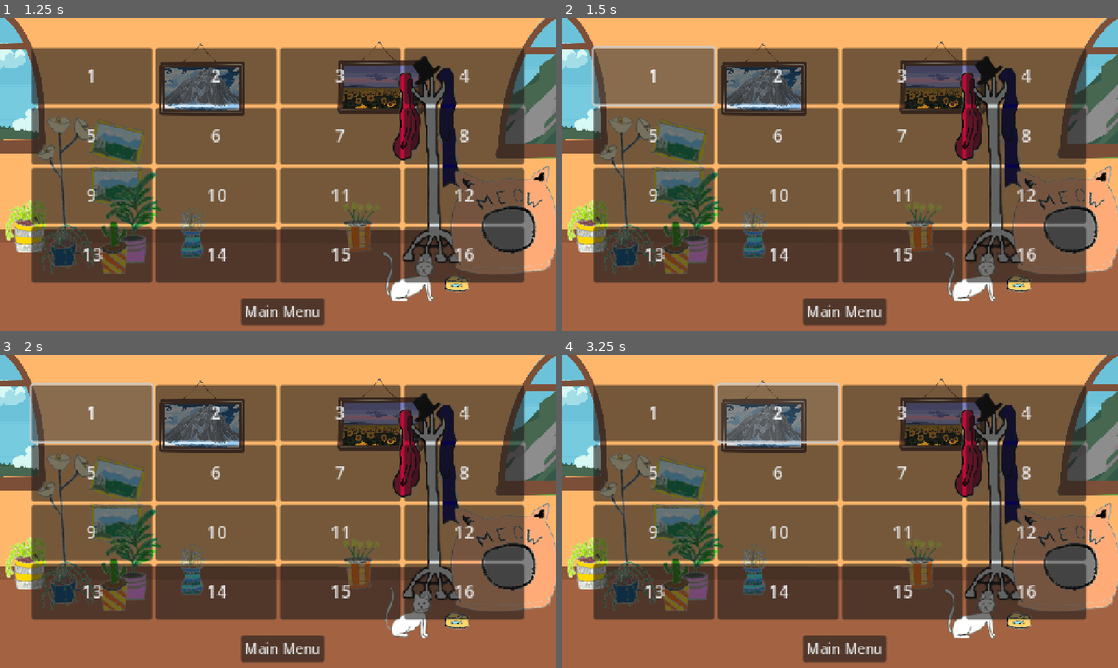
Above: before the commit, frames 1-4 (two rows, left to right).
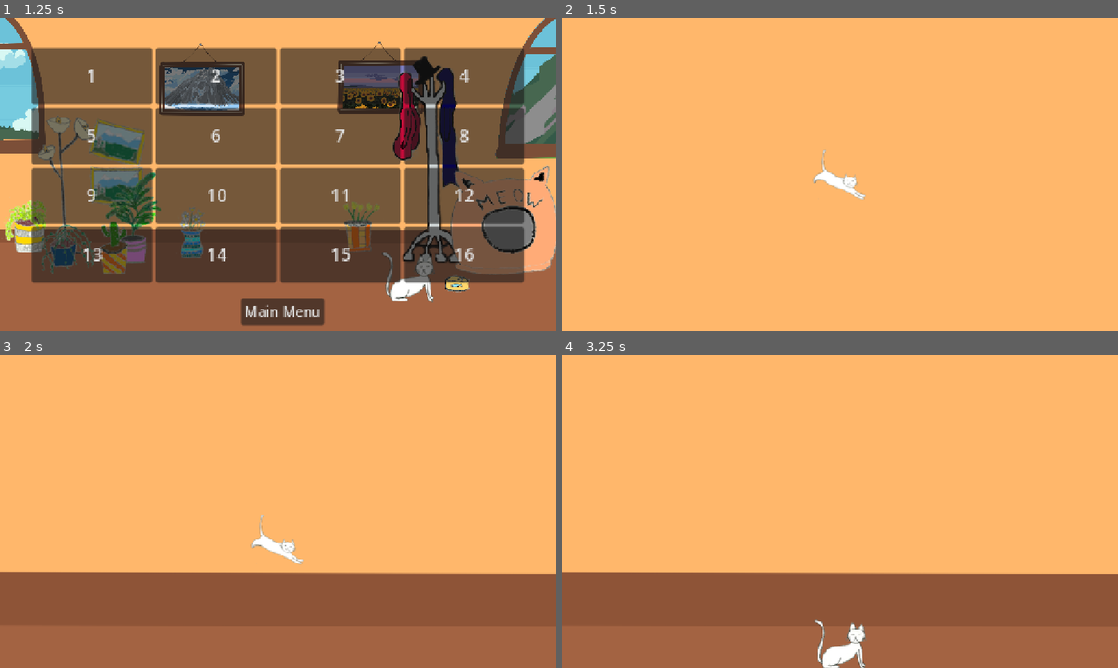
Above: after the commit, the same moments.

Repository: Fantasiel/GameJam25
Game: Godot game, scene res://scenes/menu.tscn
Same seed, same stepped clock (60 frames per second), same inputs: the game is played once before the commit and once after it.
Inputs (mouse positions are in pixels of both pictures, inside the frame that each line leads up to):
- Up to frame 1 (1.25 s): click "Levels" at 0.5 s
- Up to frame 2 (1.5 s): click "1" at 1.25 s
- Up to frame 3 (2 s): no input
- Up to frame 4 (3.25 s): hold Right (move_right) 2.03-2.75 s; tap F (interact) at 2.1 s; tap Space (jump) at 2.27 s; click (778, 411) at 2.75 s, where only the run before the commit has a clickable "2"

Frame 1 is identical in both runs. In frame 2, 87% of the frame differs, in the area x 0-100%, y 0-100%; in frame 3, 73%; in frame 4, 73%.

Commit message:
create folder structure for levels

Diff:
--- a/scenes/cat/cat_and_ghost.tscn
+++ b/scenes/cat/cat_and_ghost.tscn
@@ -14,6 +14,7 @@
 [node name="Cat" parent="." instance=ExtResource("2_aixp7")]
 
 [node name="Camera2D" type="Camera2D" parent="Cat"]
+zoom = Vector2(2, 2)
 limit_left = -640
 limit_top = -720
 limit_right = 1280
--- a/scenes/levels.gd
+++ b/scenes/levels.gd
@@ -13,3 +13,7 @@
 
 func _on_main_menu_pressed() -> void:
 	get_tree().change_scene_to_file("res://scenes/menu.tscn")
+
+
+func _on__pressed_1() -> void:
+	get_tree().change_scene_to_file("res://scenes/levels/level1/level1.tscn")
--- a/scenes/levels.tscn
+++ b/scenes/levels.tscn
@@ -1,7 +1,14 @@
-[gd_scene load_steps=3 format=3 uid="uid://rnxcis5enc36"]
+[gd_scene load_steps=5 format=3 uid="uid://rnxcis5enc36"]
 
 [ext_resource type="Script" uid="uid://d0iuve22rod6b" path="res://scenes/levels.gd" id="1_4knel"]
 [ext_resource type="PackedScene" uid="uid://b5ulejdekpci2" path="res://scenes/navigation_background.tscn" id="2_hk6qi"]
+
+[sub_resource type="InputEventAction" id="InputEventAction_hk6qi"]
+action = &"open_menu"
+pressed = true
+
+[sub_resource type="Shortcut" id="Shortcut_5ekxl"]
+events = [SubResource("InputEventAction_hk6qi")]
 
 [node name="Levels" type="Control"]
 layout_mode = 3
@@ -142,6 +149,8 @@
 offset_top = 142.0
 offset_right = 53.0
 offset_bottom = 173.0
+shortcut = SubResource("Shortcut_5ekxl")
 text = "Main Menu"
 
+[connection signal="pressed" from="GridContainer/1" to="." method="_on__pressed_1"]
 [connection signal="pressed" from="MainMenu" to="." method="_on_main_menu_pressed"]
--- /dev/null
+++ b/scenes/levels/level1/level1.tscn
@@ -0,0 +1,104 @@
+[gd_scene load_steps=12 format=3 uid="uid://ya2foaemff4g"]
+
+[ext_resource type="TileSet" uid="uid://koqwl7j4bkrj" path="res://scenes/levels/tile_set.tres" id="1_dd0lh"]
+[ext_resource type="PackedScene" uid="uid://hbydxrh0jfqf" path="res://scenes/cat/cat_and_ghost.tscn" id="2_bfxgj"]
+[ext_resource type="Texture2D" uid="uid://bg5edorgq3hrt" path="res://art/Livingroom_1_View.png" id="3_bvf2d"]
+[ext_resource type="Texture2D" uid="uid://bo8xwxqad2txg" path="res://art/Livingroom_1.png" id="3_dywbp"]
+
+[sub_resource type="WorldBoundaryShape2D" id="WorldBoundaryShape2D_bvf2d"]
+distance = -360.0
+
+[sub_resource type="WorldBoundaryShape2D" id="WorldBoundaryShape2D_o5tsl"]
+normal = Vector2(0, 1)
+distance = -720.0
+
+[sub_resource type="WorldBoundaryShape2D" id="WorldBoundaryShape2D_dvtaw"]
+normal = Vector2(1, 0)
+distance = -640.0
+
+[sub_resource type="WorldBoundaryShape2D" id="WorldBoundaryShape2D_65gyt"]
+normal = Vector2(-1, 0)
+distance = -1280.0
+
+[sub_resource type="RectangleShape2D" id="RectangleShape2D_u4f7j"]
+size = Vector2(385, 25)
+
+[sub_resource type="RectangleShape2D" id="RectangleShape2D_1wklo"]
+size = Vector2(615, 53)
+
+[sub_resource type="RectangleShape2D" id="RectangleShape2D_7ac3l"]
+size = Vector2(610, 61)
+
+[node name="Test2" type="Node2D"]
+
+[node name="WallColorRect" type="ColorRect" parent="."]
+offset_left = -2843.0
+offset_top = -2270.0
+offset_right = 5349.0
+offset_bottom = -807.0
+color = Color(1, 0.717647, 0.419608, 1)
+
+[node name="TileMapLayer" type="TileMapLayer" parent="."]
+tile_set = ExtResource("1_dd0lh")
+
+[node name="CatAndGhost" parent="." instance=ExtResource("2_bfxgj")]
+
+[node name="WorldBoundary" type="StaticBody2D" parent="."]
+
+[node name="Bottom" type="CollisionShape2D" parent="WorldBoundary"]
+position = Vector2(0, -1)
+shape = SubResource("WorldBoundaryShape2D_bvf2d")
+one_way_collision = true
+
+[node name="Top" type="CollisionShape2D" parent="WorldBoundary"]
+shape = SubResource("WorldBoundaryShape2D_o5tsl")
+
+[node name="Left" type="CollisionShape2D" parent="WorldBoundary"]
+shape = SubResource("WorldBoundaryShape2D_dvtaw")
+
+[node name="Right" type="CollisionShape2D" parent="WorldBoundary"]
+shape = SubResource("WorldBoundaryShape2D_65gyt")
+
+[node name="ParallaxBackground" type="ParallaxBackground" parent="."]
+
+[node name="ParallaxLayer" type="ParallaxLayer" parent="ParallaxBackground"]
+motion_scale = Vector2(0.6, 1)
+
+[node name="BackgroundMountain" type="TextureRect" parent="ParallaxBackground/ParallaxLayer"]
+offset_left = -2848.0
+offset_top = -885.0
+offset_right = 5344.0
+offset_bottom = 755.0
+texture = ExtResource("3_bvf2d")
+stretch_mode = 2
+
+[node name="BackgroundWall" type="TextureRect" parent="."]
+z_index = -1
+offset_left = -2843.0
+offset_top = -892.0
+offset_right = 5349.0
+offset_bottom = 748.0
+texture = ExtResource("3_dywbp")
+stretch_mode = 2
+
+[node name="PictureA" type="StaticBody2D" parent="BackgroundWall"]
+position = Vector2(2746, 398.5)
+
+[node name="CollisionShape2D" type="CollisionShape2D" parent="BackgroundWall/PictureA"]
+shape = SubResource("RectangleShape2D_u4f7j")
+one_way_collision = true
+
+[node name="WindowA" type="StaticBody2D" parent="BackgroundWall"]
+position = Vector2(1950, 327)
+
+[node name="CollisionShape2D" type="CollisionShape2D" parent="BackgroundWall/WindowA"]
+position = Vector2(-15.5, 454.5)
+shape = SubResource("RectangleShape2D_1wklo")
+one_way_collision = true
+
+[node name="WindowB" type="StaticBody2D" parent="BackgroundWall"]
+position = Vector2(3626, 308)
+
+[node name="CollisionShape2D" type="CollisionShape2D" parent="BackgroundWall/WindowB"]
+position = Vector2(-8, 459.5)
+shape = SubResource("RectangleShape2D_7ac3l")
--- a/scenes/vase/vase.tscn
+++ b/scenes/levels/objects/vase/vase.tscn
@@ -1,6 +1,6 @@
 [gd_scene load_steps=9 format=3 uid="uid://b37hq3ial8kb3"]
 
-[ext_resource type="Script" uid="uid://yq3mue22vfqj" path="res://scenes/vase/vase.gd" id="1_tm1l3"]
+[ext_resource type="Script" uid="uid://yq3mue22vfqj" path="res://scenes/levels/objects/vase/vase.gd" id="1_tm1l3"]
 [ext_resource type="Texture2D" uid="uid://behoubk1hx20x" path="res://art/Furniture/Vases/PlantSmall2.png" id="2_lqf16"]
 [ext_resource type="Texture2D" uid="uid://bwhbyskqwubph" path="res://art/Furniture/Vases/Vase.png" id="3_tqsu8"]
 [ext_resource type="Texture2D" uid="uid://be1lio4h00tud" path="res://art/Furniture/Vases/PlantSmall4.png" id="4_kf8sh"]
--- a/scenes/levels/test.tscn
+++ b/scenes/levels/test.tscn
@@ -5,7 +5,7 @@
 [ext_resource type="Texture2D" uid="uid://bg5edorgq3hrt" path="res://art/Livingroom_1_View.png" id="1_uyl1e"]
 [ext_resource type="Texture2D" uid="uid://bo8xwxqad2txg" path="res://art/Livingroom_1.png" id="2_7115g"]
 [ext_resource type="PackedScene" uid="uid://hbydxrh0jfqf" path="res://scenes/cat/cat_and_ghost.tscn" id="4_uyl1e"]
-[ext_resource type="PackedScene" uid="uid://b37hq3ial8kb3" path="res://scenes/vase/vase.tscn" id="5_7115g"]
+[ext_resource type="PackedScene" uid="uid://b37hq3ial8kb3" path="res://scenes/levels/objects/vase/vase.tscn" id="5_7115g"]
 
 [sub_resource type="RectangleShape2D" id="RectangleShape2D_uyl1e"]
 size = Vector2(385, 25)
--- a/scenes/levels/tile_set.tres
+++ b/scenes/levels/tile_set.tres
@@ -1,6 +1,396 @@
-[gd_resource type="TileSet" load_steps=3 format=3 uid="uid://koqwl7j4bkrj"]
+[gd_resource type="TileSet" load_steps=5 format=3 uid="uid://koqwl7j4bkrj"]
 
+[ext_resource type="Texture2D" uid="uid://c3a04jpufflu2" path="res://art/tilesheet_complete.png" id="1_a78bd"]
 [ext_resource type="Texture2D" uid="uid://b0scctlq06mbq" path="res://art/tile_set_atlas.png" id="1_lig8o"]
+
+[sub_resource type="TileSetAtlasSource" id="TileSetAtlasSource_ylp8p"]
+texture = ExtResource("1_a78bd")
+texture_region_size = Vector2i(64, 64)
+0:0/0 = 0
+0:0/0/physics_layer_0/polygon_0/points = PackedVector2Array(-32, -32, 32, -32, 32, 32, -32, 32)
+1:0/0 = 0
+1:0/0/physics_layer_0/polygon_0/points = PackedVector2Array(-32, -32, 32, -32, 32, 32, -32, 32)
+2:0/0 = 0
+2:0/0/physics_layer_0/polygon_0/points = PackedVector2Array(-32, -32, 32, -32, 32, 32, -32, 32)
+3:0/0 = 0
+3:0/0/physics_layer_0/polygon_0/points = PackedVector2Array(-32, -32, 32, -32, 32, 32, -32, 32)
+4:0/0 = 0
+4:0/0/physics_layer_0/polygon_0/points = PackedVector2Array(-32, -32, 32, -32, 32, 32, -32, 32)
+5:0/0 = 0
+5:0/0/physics_layer_0/polygon_0/points = PackedVector2Array(-32, -32, 32, -32, 32, 32, -32, 32)
+6:0/0 = 0
+6:0/0/physics_layer_0/polygon_0/points = PackedVector2Array(-32, -32, 32, -32, 32, 32, -32, 32)
+7:0/0 = 0
+7:0/0/physics_layer_0/polygon_0/points = PackedVector2Array(-32, -32, 32, -32, 32, 32, -32, 32)
+8:0/0 = 0
+8:0/0/physics_layer_0/polygon_0/points = PackedVector2Array(-32, -32, 32, -32, 32, 32, -32, 32)
+9:0/0 = 0
+10:0/0 = 0
+11:0/0 = 0
+12:0/0 = 0
+13:0/0 = 0
+14:0/0 = 0
+15:0/0 = 0
+16:0/0 = 0
+17:0/0 = 0
+18:0/0 = 0
+19:0/0 = 0
+20:0/0 = 0
+21:0/0 = 0
+0:1/0 = 0
+0:1/0/physics_layer_0/polygon_0/points = PackedVector2Array(-32, -32, 32, -32, 32, 32, -32, 32)
+1:1/0 = 0
+1:1/0/physics_layer_0/polygon_0/points = PackedVector2Array(32, -32, 32, 32, -32, 32)
+2:1/0 = 0
+2:1/0/physics_layer_0/polygon_0/points = PackedVector2Array(-32, -32, 32, 32, -32, 32)
+3:1/0 = 0
+3:1/0/physics_layer_0/polygon_0/points = PackedVector2Array(32, -32, 32, 32, -32, 32)
+4:1/0 = 0
+4:1/0/physics_layer_0/polygon_0/points = PackedVector2Array(-32, -32, 32, 32, -32, 32)
+5:1/0 = 0
+5:1/0/physics_layer_0/polygon_0/points = PackedVector2Array(-32, -32, 32, -32, 32, 32, -32, 32)
+6:1/0 = 0
+6:1/0/physics_layer_0/polygon_0/points = PackedVector2Array(-32, -32, 32, -32, 32, 32, -32, 32)
+7:1/0 = 0
+7:1/0/physics_layer_0/polygon_0/points = PackedVector2Array(-32, -32, 32, -32, 32, 32, -32, 32)
+8:1/0 = 0
+8:1/0/physics_layer_0/polygon_0/points = PackedVector2Array(-32, -32, 32, -32, 32, 32, -32, 32)
+9:1/0 = 0
+10:1/0 = 0
+11:1/0 = 0
+12:1/0 = 0
+13:1/0 = 0
+14:1/0 = 0
+15:1/0 = 0
+16:1/0 = 0
+17:1/0 = 0
+18:1/0 = 0
+19:1/0 = 0
+20:1/0 = 0
+21:1/0 = 0
+0:2/0 = 0
+0:2/0/physics_layer_0/polygon_0/points = PackedVector2Array(-32, -32, 32, -32, 32, 32, -32, 32)
+1:2/0 = 0
+1:2/0/physics_layer_0/polygon_0/points = PackedVector2Array(-32, -32, 32, -32, 32, 32, -32, 32)
+2:2/0 = 0
+2:2/0/physics_layer_0/polygon_0/points = PackedVector2Array(-32, -32, 32, -32, 32, 32, -32, 32)
+3:2/0 = 0
+3:2/0/physics_layer_0/polygon_0/points = PackedVector2Array(-32, -32, 32, -32, 32, 32, -32, 32)
+4:2/0 = 0
+4:2/0/physics_layer_0/polygon_0/points = PackedVector2Array(-32, -32, 32, -32, 32, 32, -32, 32)
+5:2/0 = 0
+5:2/0/physics_layer_0/polygon_0/points = PackedVector2Array(-32, -32, 32, -32, 32, 32, -32, 32)
+6:2/0 = 0
+6:2/0/physics_layer_0/polygon_0/points = PackedVector2Array(-32, -32, 32, -32, 32, 32, -32, 32)
+7:2/0 = 0
+7:2/0/physics_layer_0/polygon_0/points = PackedVector2Array(-32, -32, 32, -32, 32, 32, -32, 32)
+8:2/0 = 0
+8:2/0/physics_layer_0/polygon_0/points = PackedVector2Array(-32, -32, 32, -32, 32, 32, -32, 32)
+9:2/0 = 0
+10:2/0 = 0
+11:2/0 = 0
+12:2/0 = 0
+13:2/0 = 0
+14:2/0 = 0
+15:2/0 = 0
+16:2/0 = 0
+17:2/0 = 0
+18:2/0 = 0
+19:2/0 = 0
+20:2/0 = 0
+21:2/0 = 0
+0:3/0 = 0
+0:3/0/physics_layer_0/polygon_0/points = PackedVector2Array(-32, -32, 32, -32, 32, 32, -32, 32)
+1:3/0 = 0
+1:3/0/physics_layer_0/polygon_0/points = PackedVector2Array(-32, -32, 32, -32, 32, 32, -32, 32)
+2:3/0 = 0
+2:3/0/physics_layer_0/polygon_0/points = PackedVector2Array(-32, -32, 32, -32, 32, 32, -32, 32)
+3:3/0 = 0
+3:3/0/physics_layer_0/polygon_0/points = PackedVector2Array(-32, -32, 32, -32, 32, 32, -32, 32)
+4:3/0 = 0
+4:3/0/physics_layer_0/polygon_0/points = PackedVector2Array(-32, -32, 32, -32, 32, 32, -32, 32)
+5:3/0 = 0
+5:3/0/physics_layer_0/polygon_0/points = PackedVector2Array(-32, -32, 32, -32, 32, 32, -32, 32)
+6:3/0 = 0
+6:3/0/physics_layer_0/polygon_0/points = PackedVector2Array(-32, -32, 32, -32, 32, 32, -32, 32)
+7:3/0 = 0
+7:3/0/physics_layer_0/polygon_0/points = PackedVector2Array(-32, -32, 32, -32, 32, 32, -32, 32)
+8:3/0 = 0
+8:3/0/physics_layer_0/polygon_0/points = PackedVector2Array(-32, -32, 32, -32, 32, 32, -32, 32)
+9:3/0 = 0
+10:3/0 = 0
+11:3/0 = 0
+12:3/0 = 0
+13:3/0 = 0
+14:3/0 = 0
+15:3/0 = 0
+16:3/0 = 0
+17:3/0 = 0
+18:3/0 = 0
+19:3/0 = 0
+20:3/0 = 0
+21:3/0 = 0
+0:4/0 = 0
+0:4/0/physics_layer_0/polygon_0/points = PackedVector2Array(-32, -32, 32, -32, 32, 32, -32, 32)
+1:4/0 = 0
+1:4/0/physics_layer_0/polygon_0/points = PackedVector2Array(32, -32, 32, 32, -32, 32)
+2:4/0 = 0
+2:4/0/physics_layer_0/polygon_0/points = PackedVector2Array(-32, -32, 32, 32, -32, 32)
+3:4/0 = 0
+3:4/0/physics_layer_0/polygon_0/points = PackedVector2Array(32, -32, 32, 32, -32, 32)
+4:4/0 = 0
+4:4/0/physics_layer_0/polygon_0/points = PackedVector2Array(-32, -32, 32, 32, -32, 32)
+5:4/0 = 0
+5:4/0/physics_layer_0/polygon_0/points = PackedVector2Array(-32, -32, 32, -32, 32, 32, -32, 32)
+6:4/0 = 0
+6:4/0/physics_layer_0/polygon_0/points = PackedVector2Array(-32, -32, 32, -32, 32, 32, -32, 32)
+7:4/0 = 0
+7:4/0/physics_layer_0/polygon_0/points = PackedVector2Array(-32, -32, 32, -32, 32, 32, -32, 32)
+8:4/0 = 0
+8:4/0/physics_layer_0/polygon_0/points = PackedVector2Array(-32, -32, 32, -32, 32, 32, -32, 32)
+9:4/0 = 0
+10:4/0 = 0
+11:4/0 = 0
+12:4/0 = 0
+13:4/0 = 0
+14:4/0 = 0
+15:4/0 = 0
+16:4/0 = 0
+17:4/0 = 0
+18:4/0 = 0
+19:4/0 = 0
+21:4/0 = 0
+0:5/0 = 0
+0:5/0/physics_layer_0/polygon_0/points = PackedVector2Array(-32, -32, 32, -32, 32, 32, -32, 32)
+1:5/0 = 0
+1:5/0/physics_layer_0/polygon_0/points = PackedVector2Array(-32, -32, 32, -32, 32, 32, -32, 32)
+2:5/0 = 0
+2:5/0/physics_layer_0/polygon_0/points = PackedVector2Array(-32, -32, 32, -32, 32, 32, -32, 32)
+3:5/0 = 0
+3:5/0/physics_layer_0/polygon_0/points = PackedVector2Array(-32, -32, 32, -32, 32, 32, -32, 32)
+4:5/0 = 0
+4:5/0/physics_layer_0/polygon_0/points = PackedVector2Array(-32, -32, 32, -32, 32, 32, -32, 32)
+5:5/0 = 0
+5:5/0/physics_layer_0/polygon_0/points = PackedVector2Array(-32, -32, 32, -32, 32, 32, -32, 32)
+6:5/0 = 0
+6:5/0/physics_layer_0/polygon_0/points = PackedVector2Array(-32, -32, 32, -32, 32, 32, -32, 32)
+7:5/0 = 0
+7:5/0/physics_layer_0/polygon_0/points = PackedVector2Array(-32, -32, 32, -32, 32, 32, -32, 32)
+8:5/0 = 0
+8:5/0/physics_layer_0/polygon_0/points = PackedVector2Array(-32, -32, 32, -32, 32, 32, -32, 32)
+9:5/0 = 0
+10:5/0 = 0
+11:5/0 = 0
+12:5/0 = 0
+13:5/0 = 0
+14:5/0 = 0
+15:5/0 = 0
+16:5/0 = 0
+17:5/0 = 0
+18:5/0 = 0
+19:5/0 = 0
+20:5/0 = 0
+21:5/0 = 0
+0:6/0 = 0
+0:6/0/physics_layer_0/polygon_0/points = PackedVector2Array(-32, -32, 32, -32, 32, 32, -32, 32)
+1:6/0 = 0
+1:6/0/physics_layer_0/polygon_0/points = PackedVector2Array(-32, -32, 32, -32, 32, 32, -32, 32)
+2:6/0 = 0
+2:6/0/physics_layer_0/polygon_0/points = PackedVector2Array(-32, -32, 32, -32, 32, 32, -32, 32)
+3:6/0 = 0
+3:6/0/physics_layer_0/polygon_0/points = PackedVector2Array(-32, -32, 32, -32, 32, 32, -32, 32)
+4:6/0 = 0
+4:6/0/physics_layer_0/polygon_0/points = PackedVector2Array(-32, -32, 32, -32, 32, 32, -32, 32)
+5:6/0 = 0
+5:6/0/physics_layer_0/polygon_0/points = PackedVector2Array(-32, -32, 32, -32, 32, 32, -32, 32)
+6:6/0 = 0
+6:6/0/physics_layer_0/polygon_0/points = PackedVector2Array(-32, -32, 32, -32, 32, 32, -32, 32)
+7:6/0 = 0
+7:6/0/physics_layer_0/polygon_0/points = PackedVector2Array(-32, -32, 32, -32, 32, 32, -32, 32)
+8:6/0 = 0
+8:6/0/physics_layer_0/polygon_0/points = PackedVector2Array(-32, -32, 32, -32, 32, 32, -32, 32)
+9:6/0 = 0
+10:6/0 = 0
+11:6/0 = 0
+12:6/0 = 0
+13:6/0 = 0
+14:6/0 = 0
+15:6/0 = 0
+16:6/0 = 0
+17:6/0 = 0
+18:6/0 = 0
+19:6/0 = 0
+20:6/0 = 0
+21:6/0 = 0
+0:7/0 = 0
+0:7/0/physics_layer_0/polygon_0/points = PackedVector2Array(-32, -32, 32, -32, 32, 32, -32, 32)
+1:7/0 = 0
+1:7/0/physics_layer_0/polygon_0/points = PackedVector2Array(32, -32, 32, 32, -32, 32)
+2:7/0 = 0
+2:7/0/physics_layer_0/polygon_0/points = PackedVector2Array(-32, -32, 32, 32, -32, 32)
+3:7/0 = 0
+3:7/0/physics_layer_0/polygon_0/points = PackedVector2Array(32, -32, 32, 32, -32, 32)
+4:7/0 = 0
+4:7/0/physics_layer_0/polygon_0/points = PackedVector2Array(-32, -32, 32, 32, -32, 32)
+5:7/0 = 0
+5:7/0/physics_layer_0/polygon_0/points = PackedVector2Array(-32, -32, 32, -32, 32, 32, -32, 32)
+6:7/0 = 0
+6:7/0/physics_layer_0/polygon_0/points = PackedVector2Array(-32, -32, 32, -32, 32, 32, -32, 32)
+7:7/0 = 0
+7:7/0/physics_layer_0/polygon_0/points = PackedVector2Array(-32, -32, 32, -32, 32, 32, -32, 32)
+8:7/0 = 0
+8:7/0/physics_layer_0/polygon_0/points = PackedVector2Array(-32, -32, 32, -32, 32, 32, -32, 32)
+9:7/0 = 0
+10:7/0 = 0
+11:7/0 = 0
+12:7/0 = 0
+13:7/0 = 0
+14:7/0 = 0
+15:7/0 = 0
+16:7/0 = 0
+17:7/0 = 0
+18:7/0 = 0
+19:7/0 = 0
+20:7/0 = 0
+21:7/0 = 0
+0:8/0 = 0
+0:8/0/physics_layer_0/polygon_0/points = PackedVector2Array(-32, -32, 32, -32, 32, 32, -32, 32)
+1:8/0 = 0
+1:8/0/physics_layer_0/polygon_0/points = PackedVector2Array(-32, -32, 32, -32, 32, 32, -32, 32)
+2:8/0 = 0
+2:8/0/physics_layer_0/polygon_0/points = PackedVector2Array(-32, -32, 32, -32, 32, 32, -32, 32)
+3:8/0 = 0
+3:8/0/physics_layer_0/polygon_0/points = PackedVector2Array(-32, -32, 32, -32, 32, 32, -32, 32)
+4:8/0 = 0
+4:8/0/physics_layer_0/polygon_0/points = PackedVector2Array(-32, -32, 32, -32, 32, 32, -32, 32)
+5:8/0 = 0
+5:8/0/physics_layer_0/polygon_0/points = PackedVector2Array(-32, -32, 32, -32, 32, 32, -32, 32)
+6:8/0 = 0
+6:8/0/physics_layer_0/polygon_0/points = PackedVector2Array(-32, -32, 32, -32, 32, 32, -32, 32)
+7:8/0 = 0
+7:8/0/physics_layer_0/polygon_0/points = PackedVector2Array(-32, -32, 32, -32, 32, 32, -32, 32)
+8:8/0 = 0
+8:8/0/physics_layer_0/polygon_0/points = PackedVector2Array(-32, -32, 32, -32, 32, 32, -32, 32)
+9:8/0 = 0
+10:8/0 = 0
+11:8/0 = 0
+12:8/0 = 0
+13:8/0 = 0
+14:8/0 = 0
+15:8/0 = 0
+16:8/0 = 0
+17:8/0 = 0
+18:8/0 = 0
+19:8/0 = 0
+20:8/0 = 0
+21:8/0 = 0
+0:9/0 = 0
+0:9/0/physics_layer_0/polygon_0/points = PackedVector2Array(-32, -32, 32, -32, 32, 32, -32, 32)
+1:9/0 = 0
+1:9/0/physics_layer_0/polygon_0/points = PackedVector2Array(-32, -32, 32, -32, 32, 32, -32, 32)
+2:9/0 = 0
+2:9/0/physics_layer_0/polygon_0/points = PackedVector2Array(-32, -32, 32, -32, 32, 32, -32, 32)
+3:9/0 = 0
+3:9/0/physics_layer_0/polygon_0/points = PackedVector2Array(-32, -32, 32, -32, 32, 32, -32, 32)
+4:9/0 = 0
+4:9/0/physics_layer_0/polygon_0/points = PackedVector2Array(-32, -32, 32, -32, 32, 32, -32, 32)
+5:9/0 = 0
+5:9/0/physics_layer_0/polygon_0/points = PackedVector2Array(-32, -32, 32, -32, 32, 32, -32, 32)
+6:9/0 = 0
+6:9/0/physics_layer_0/polygon_0/points = PackedVector2Array(-32, -32, 32, -32, 32, 32, -32, 32)
+7:9/0 = 0
+7:9/0/physics_layer_0/polygon_0/points = PackedVector2Array(-32, -32, 32, -32, 32, 32, -32, 32)
+8:9/0 = 0
+8:9/0/physics_layer_0/polygon_0/points = PackedVector2Array(-32, -32, 32, -32, 32, 32, -32, 32)
+9:9/0 = 0
+10:9/0 = 0
+11:9/0 = 0
+12:9/0 = 0
+13:9/0 = 0
+14:9/0 = 0
+15:9/0 = 0
+16:9/0 = 0
+17:9/0 = 0
+18:9/0 = 0
+19:9/0 = 0
+20:9/0 = 0
+21:9/0 = 0
+0:10/0 = 0
+0:10/0/physics_layer_0/polygon_0/points = PackedVector2Array(-32, -32, 32, -32, 32, 32, -32, 32)
+1:10/0 = 0
+1:10/0/physics_layer_0/polygon_0/points = PackedVector2Array(32, -32, 32, 32, -32, 32)
+2:10/0 = 0
+2:10/0/physics_layer_0/polygon_0/points = PackedVector2Array(-32, -32, 32, 32, -32, 32)
+3:10/0 = 0
+3:10/0/physics_layer_0/polygon_0/points = PackedVector2Array(32, -32, 32, 32, -32, 32)
+4:10/0 = 0
+4:10/0/physics_layer_0/polygon_0/points = PackedVector2Array(-32, -32, 32, 32, -32, 32)
+5:10/0 = 0
+5:10/0/physics_layer_0/polygon_0/points = PackedVector2Array(-32, -32, 32, -32, 32, 32, -32, 32)
+6:10/0 = 0
+6:10/0/physics_layer_0/polygon_0/points = PackedVector2Array(-32, -32, 32, -32, 32, 32, -32, 32)
+7:10/0 = 0
+7:10/0/physics_layer_0/polygon_0/points = PackedVector2Array(-32, -32, 32, -32, 32, 32, -32, 32)
+8:10/0 = 0
+8:10/0/physics_layer_0/polygon_0/points = PackedVector2Array(-32, -32, 32, -32, 32, 32, -32, 32)
+9:10/0 = 0
+9:10/0/physics_layer_1/polygon_0/points = PackedVector2Array(-32, -32, 32, -32, 32, 32, -32, 32)
+10:10/0 = 0
+10:10/0/physics_layer_1/polygon_0/points = PackedVector2Array(-32, -32, 32, -32, 32, 32, -32, 32)
+11:10/0 = 0
+11:10/0/physics_layer_1/polygon_0/points = PackedVector2Array(-32, -32, 32, -32, 32, 32, -32, 32)
+12:10/0 = 0
+12:10/0/physics_layer_3/polygon_0/points = PackedVector2Array(-32, 0, 32, 0, 32, -32, 32, 32, -32, 32)
+13:10/0 = 0
+13:10/0/physics_layer_3/polygon_0/points = PackedVector2Array(-32, 0, 32, 0, 32, -32, 32, 32, -32, 32)
+14:10/0 = 0
+14:10/0/physics_layer_3/polygon_0/points = PackedVector2Array(-32, 0, 32, 0, 32, -32, 32, 32, -32, 32)
+15:10/0 = 0
+15:10/0/physics_layer_3/polygon_0/points = PackedVector2Array(-32, 0, 32, 0, 32, -32, 32, 32, -32, 32)
+16:10/0 = 0
+17:10/0 = 0
+18:10/0 = 0
+19:10/0 = 0
+20:10/0 = 0
+21:10/0 = 0
+0:11/0 = 0
+0:11/0/physics_layer_0/polygon_0/points = PackedVector2Array(-32, -32, 32, -32, 32, 32, -32, 32)
+1:11/0 = 0
+1:11/0/physics_layer_0/polygon_0/points = PackedVector2Array(-32, -32, 32, -32, 32, 32, -32, 32)
+2:11/0 = 0
+2:11/0/physics_layer_0/polygon_0/points = PackedVector2Array(-32, -32, 32, -32, 32, 32, -32, 32)
+3:11/0 = 0
+3:11/0/physics_layer_0/polygon_0/points = PackedVector2Array(-32, -32, 32, -32, 32, 32, -32, 32)
+4:11/0 = 0
+4:11/0/physics_layer_0/polygon_0/points = PackedVector2Array(-32, -32, 32, -32, 32, 32, -32, 32)
+5:11/0 = 0
+5:11/0/physics_layer_0/polygon_0/points = PackedVector2Array(-32, -32, 32, -32, 32, 32, -32, 32)
+6:11/0 = 0
+6:11/0/physics_layer_0/polygon_0/points = PackedVector2Array(-32, -32, 32, -32, 32, 32, -32, 32)
+7:11/0 = 0
+7:11/0/physics_layer_0/polygon_0/points = PackedVector2Array(-32, -32, 32, -32, 32, 32, -32, 32)
+8:11/0 = 0
+8:11/0/physics_layer_0/polygon_0/points = PackedVector2Array(-32, -32, 32, -32, 32, 32, -32, 32)
+9:11/0 = 0
+9:11/0/physics_layer_1/polygon_0/points = PackedVector2Array(-32, -32, 32, -32, 32, 32, -32, 32)
+10:11/0 = 0
+10:11/0/physics_layer_1/polygon_0/points = PackedVector2Array(-32, -32, 32, -32, 32, 32, -32, 32)
+11:11/0 = 0
+11:11/0/physics_layer_1/polygon_0/points = PackedVector2Array(-32, -32, 32, -32, 32, 32, -32, 32)
+12:11/0 = 0
+12:11/0/physics_layer_3/polygon_0/points = PackedVector2Array(-32, -32, 32, -32, 32, 32, -32, 32)
+13:11/0 = 0
+13:11/0/physics_layer_3/polygon_0/points = PackedVector2Array(-32, -32, 32, -32, 32, 32, -32, 32)
+14:11/0 = 0
+14:11/0/physics_layer_3/polygon_0/points = PackedVector2Array(-32, -32, 32, -32, 32, 32, -32, 32)
+15:11/0 = 0
+15:11/0/physics_layer_3/polygon_0/points = PackedVector2Array(-32, -32, 32, -32, 32, 32, -32, 32)
+16:11/0 = 0
+17:11/0 = 0
+18:11/0 = 0
+19:11/0 = 0
+20:11/0 = 0
+21:11/0 = 0
 
 [sub_resource type="TileSetAtlasSource" id="TileSetAtlasSource_a78bd"]
 texture = ExtResource("1_lig8o")
@@ -121,5 +511,8 @@
 physics_layer_1/collision_mask = 0
 physics_layer_2/collision_layer = 32
 physics_layer_2/collision_mask = 0
+physics_layer_3/collision_layer = 8
+physics_layer_3/collision_mask = 0
 sources/30 = SubResource("TileSetAtlasSource_a78bd")
+sources/3 = SubResource("TileSetAtlasSource_ylp8p")
 tile_proxies/coords_level = [[0, Vector2i(0, 0)], [30, Vector2i(0, 0)], [1, Vector2i(0, 0)], [30, Vector2i(1, 0)], [2,  …(2522 unchanged characters)…
Renamed: scenes/vase/vase.gd -> scenes/levels/objects/vase/vase.gd
Renamed: scenes/vase/vase.gd.uid -> scenes/levels/objects/vase/vase.gd.uid
